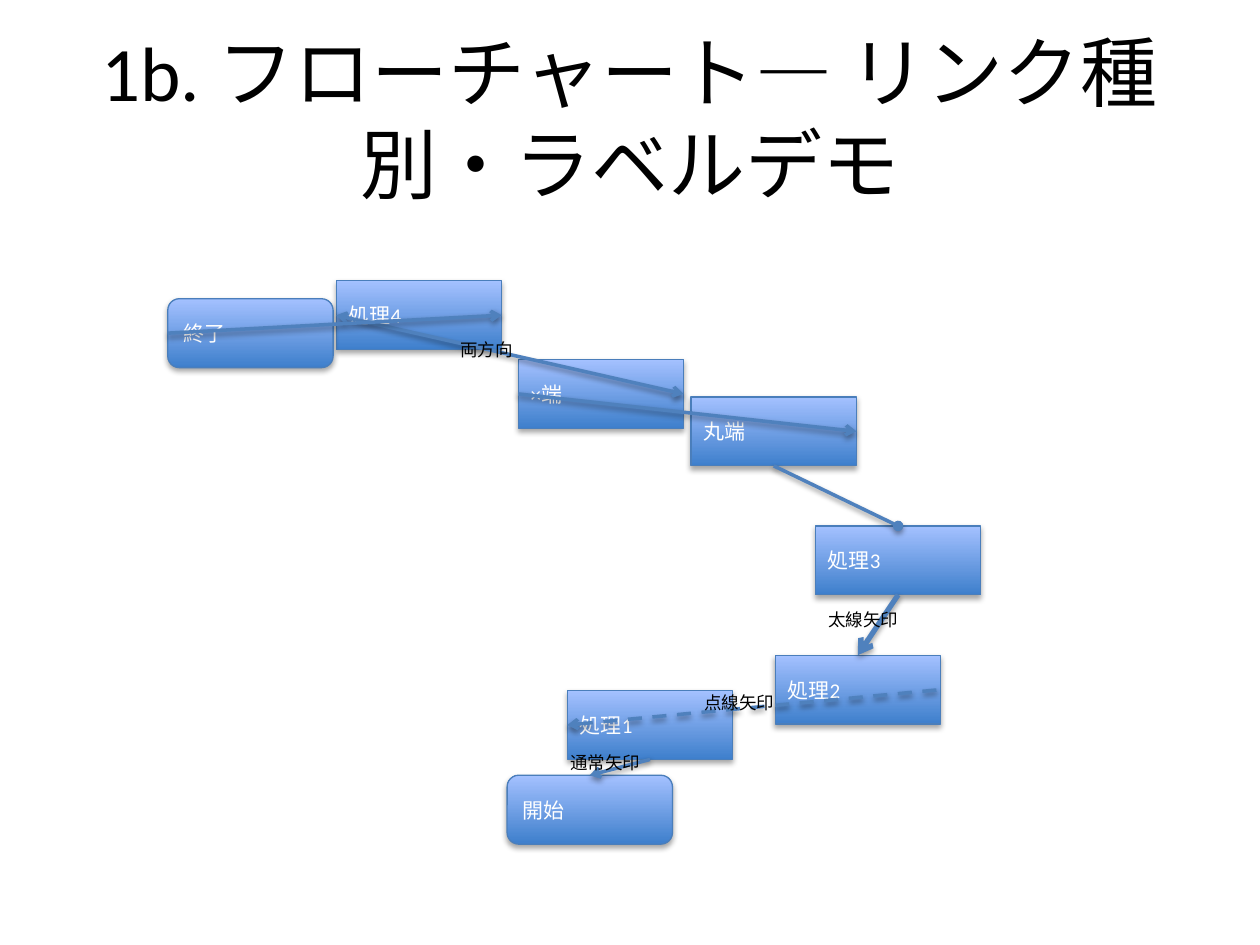
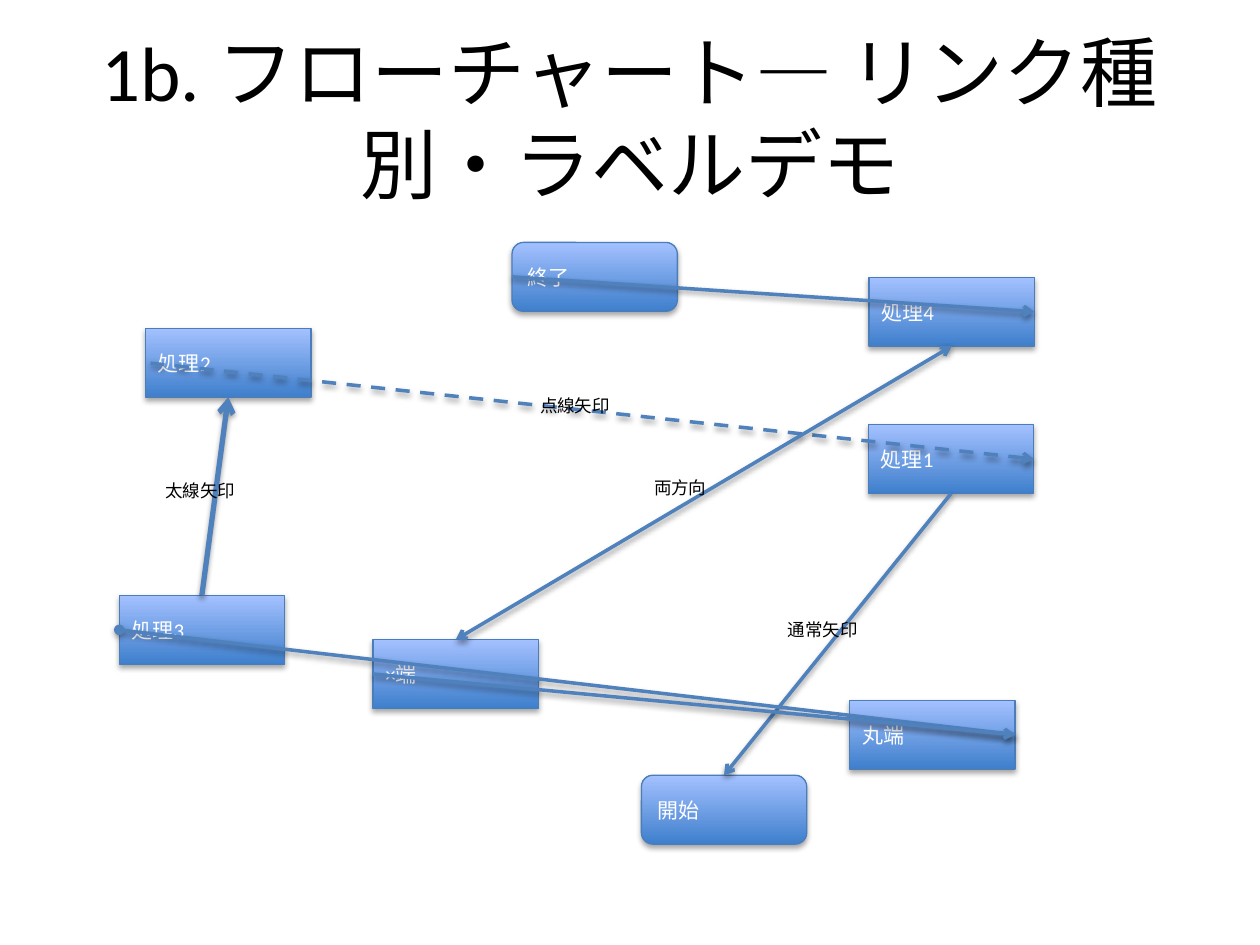
Before and after one commit to notfolder/qmd_to_pptx, a slide deck: slide 14 of demo_full.pptx. Drawn at 1260x945 pixels with LibreOffice and Linux fonts; fonts in the diff are those of the drawing. Boxes give left, top, right and bottom in pixels: in the first picture for what was removed or moved away, otherwise in the second. Text is boxed around its words. In the diff, an @@ line names an element or a change of style, - is before the commit and + after.

```diff
--- a/demo_full.pptx
+++ b/demo_full.pptx
@@ rounded rectangle "終了": place and size @@
-rounded rectangle "終了" at [168, 299, 333, 368]
+rounded rectangle "終了" at [512, 242, 677, 311]
@@ arrow added from (512, 277) to (1034, 311), #4F81BD 2 pt @@
@@ rectangle "処理4": place and size @@
-rectangle "処理4" at [336, 281, 501, 350]
+rectangle "処理4" at [869, 277, 1034, 346]
@@ rectangle "処理2": place and size @@
-rectangle "処理2" at [775, 655, 940, 724]
+rectangle "処理2" at [146, 328, 311, 397]
@@ double arrow removed from (684, 394) to (336, 315) @@
@@ arrow moved from (857, 431) - (518, 394) to (456, 640) - (951, 346) @@
@@ arrow (456, 640) - (951, 346): arrow to double arrow @@
@@ arrow added from (146, 363) to (1033, 459), #4F81BD 2 pt dashed @@
@@ text "点線矢印" rewrapped from [704, 691, 774, 714] to [540, 397, 610, 414] @@
@@ arrow added from (202, 596) to (228, 397), #4F81BD 3 pt @@
@@ rectangle "処理1": place and size @@
-rectangle "処理1" at [567, 690, 732, 760]
+rectangle "処理1" at [868, 425, 1033, 494]
@@ text "太線矢印": place and size @@
-text "太線矢印" at [828, 608, 898, 631]
+text "太線矢印" at [165, 480, 235, 503]
@@ text "両方向": place and size @@
-text "両方向" at [460, 338, 512, 361]
+text "両方向" at [654, 479, 706, 499]
@@ arrow removed from (774, 466) to (898, 525) @@
@@ arrow moved from (590, 775) - (650, 760) to (724, 775) - (951, 494) @@
@@ rectangle "処理3": place and size @@
-rectangle "処理3" at [815, 525, 980, 595]
+rectangle "処理3" at [120, 596, 285, 665]
@@ arrow removed from (898, 595) to (858, 655) @@
@@ text "通常矢印": place and size @@
-text "通常矢印" at [570, 754, 640, 774]
+text "通常矢印" at [788, 618, 858, 641]
@@ arrow added from (1016, 735) to (120, 630), #4F81BD 2 pt @@
@@ rectangle "×端": place and size @@
-rectangle "×端" at [518, 359, 683, 428]
+rectangle "×端" at [373, 640, 538, 709]
@@ arrow moved from (501, 315) - (168, 333) to (1016, 735) - (373, 674) @@
@@ arrow removed from (940, 689) to (567, 724) @@
@@ rectangle "丸端": place and size @@
-rectangle "丸端" at [692, 397, 857, 466]
+rectangle "丸端" at [849, 701, 1014, 770]
@@ rounded rectangle "開始": place and size @@
-rounded rectangle "開始" at [507, 775, 672, 844]
+rounded rectangle "開始" at [641, 775, 806, 844]
```
Also in this commit, not shown: 5 other slides changed, 5 other files.
